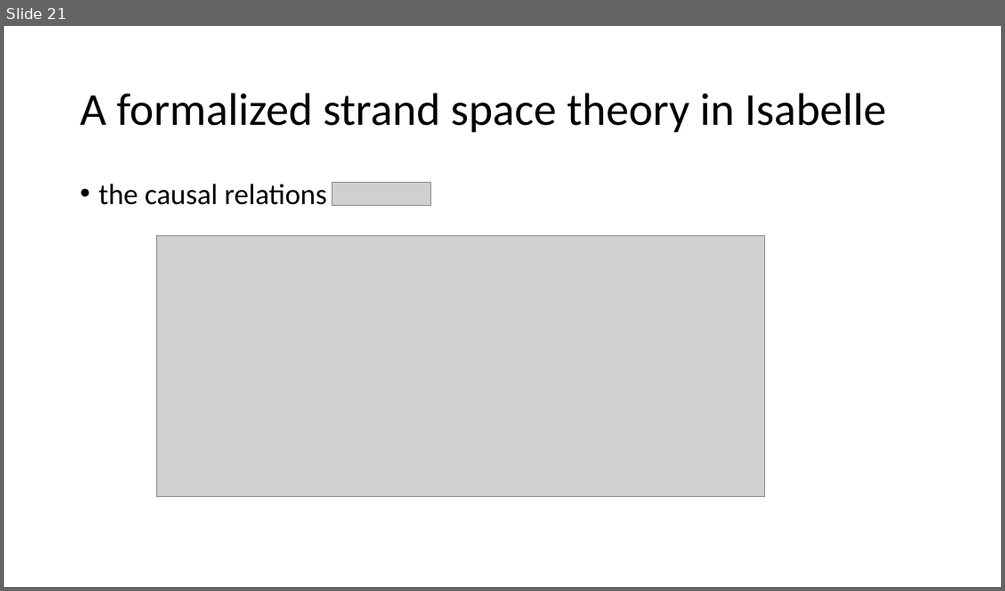
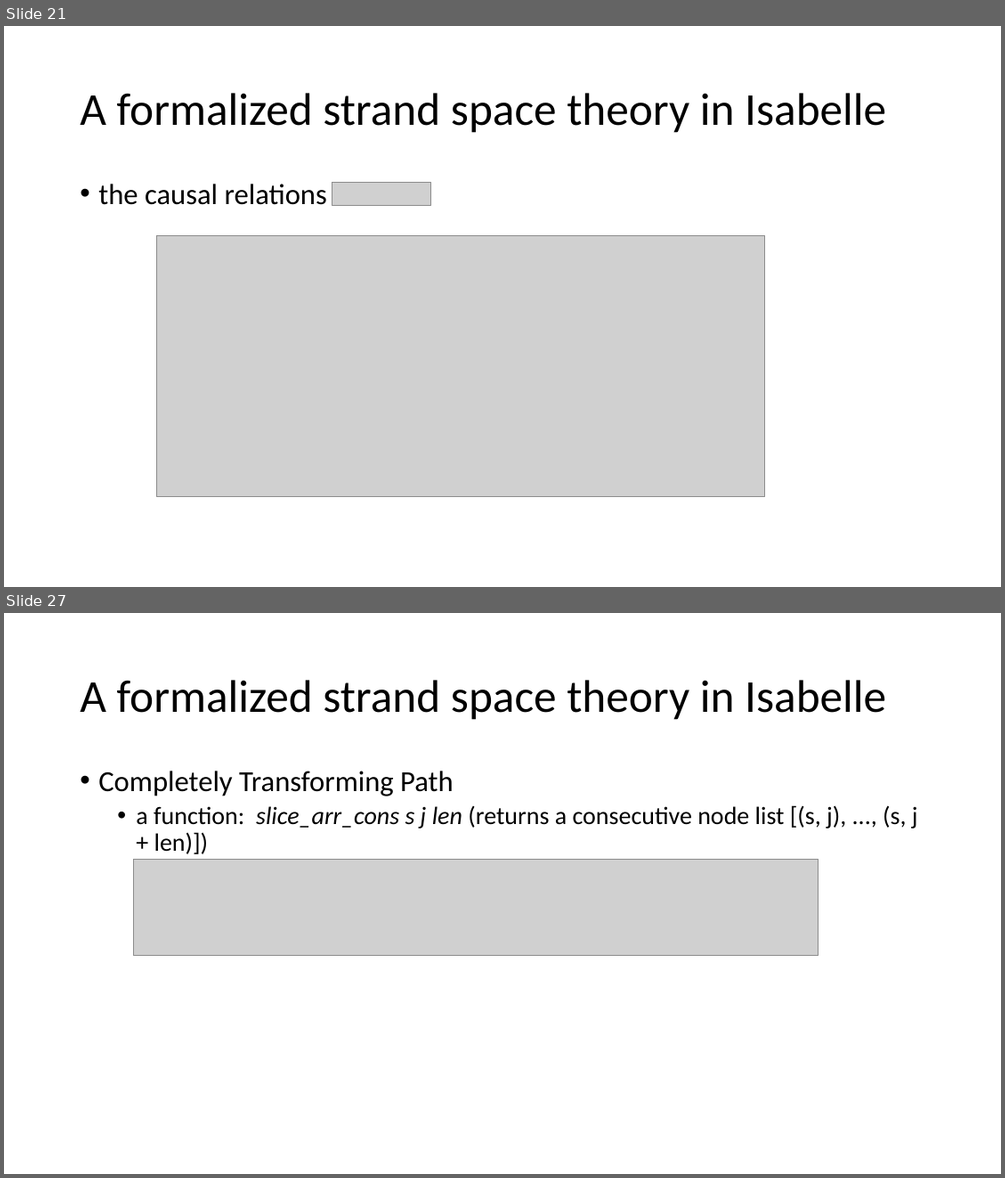
Before and after one commit to bacmive/paper_notes, a slide deck: notes7-strand space.pptx. Shown one above the other, each under a label of ours: slide 21 before the commit, slides 21 and 27 after it; the slides between them are not shown. The pictures are 1005x591 and 1005x1178 pixels, drawn with LibreOffice and Linux fonts; fonts in the diff are those of the drawing; grey boxes stand for pictures. Boxes give left, top, right and bottom in pixels: in the first picture for what was removed or moved away, otherwise in the second. Text is boxed around its words. In the diff, an @@ line names an element or a change of style, - is before the commit and + after.

Commit message:
strand

```diff
--- a/notes7-strand space.pptx
+++ b/notes7-strand space.pptx
@@ slide 27 added at [4, 613, 1001, 1174], background #FFFFFF @@
@@ title added at [80, 680, 886, 720], 44 pt, text #000000 @@
+A formalized strand space theory in Isabelle
@@ text added at [98, 771, 918, 854], 24 pt, text #000000 @@
+• Completely Transforming Path
+  • a function: slice_arr_cons s j len (returns a consecutive node list [(s, j), ..., (s, j + len)])
@@ picture added at [133, 860, 818, 956] @@
```
Also in this commit, not shown: 1 slide changed, 6 other slides added.
